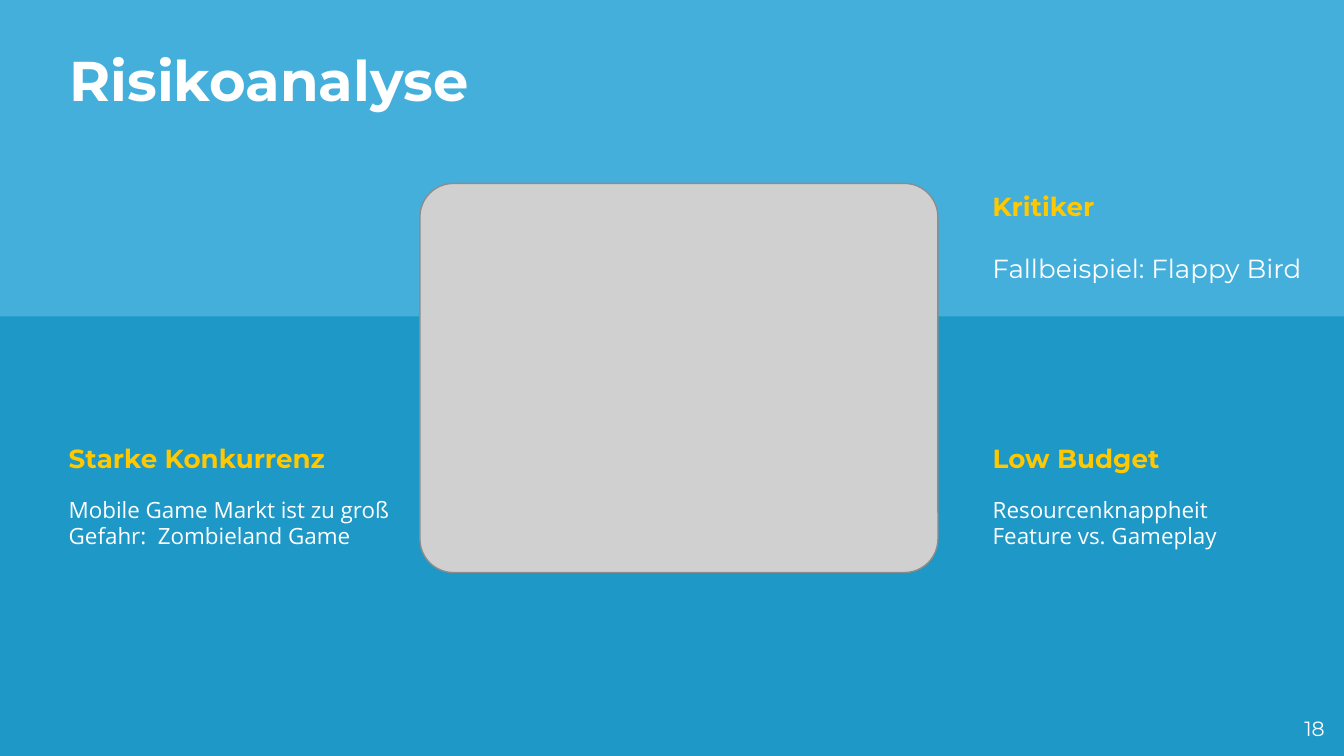
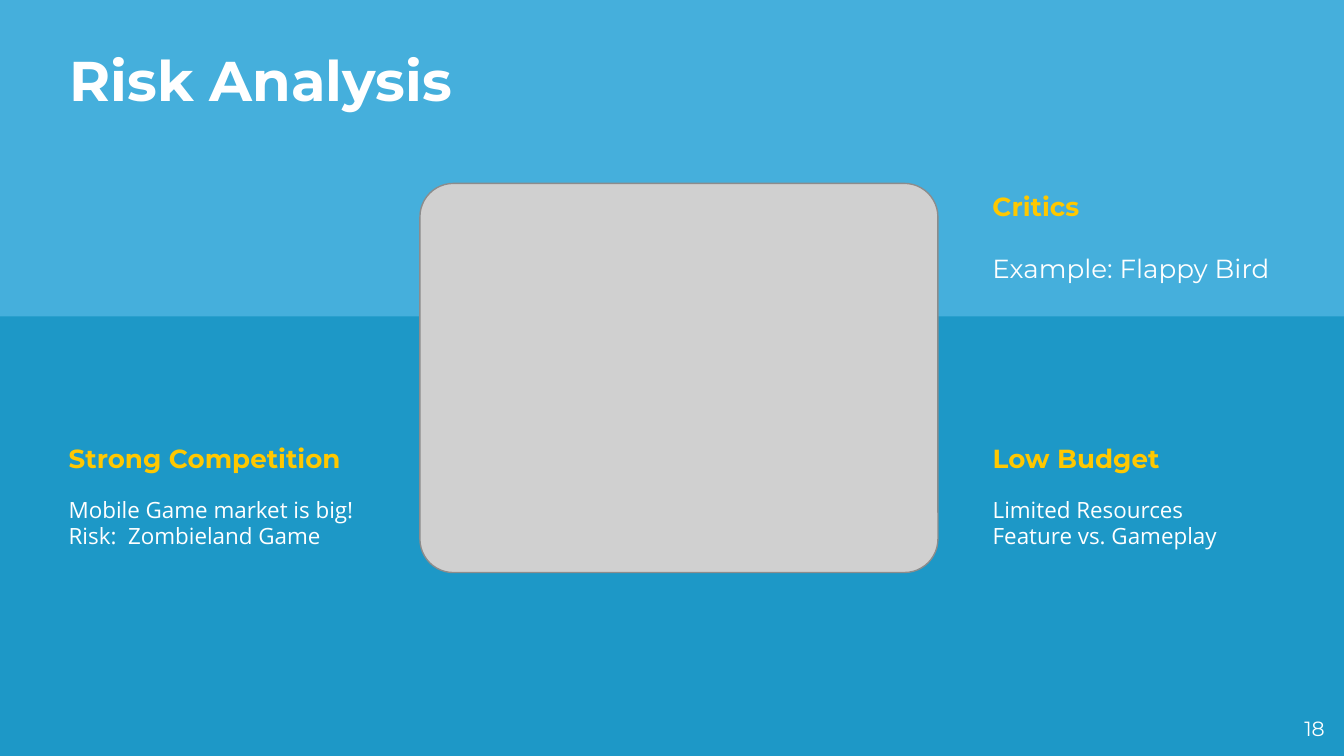
Before and after one commit to hakrrr/Giranimo, a slide deck: slide 18 of Presentation/Pitch.pptx. Drawn at 1344x756 pixels with LibreOffice and Linux fonts; fonts in the diff are those of the drawing; grey boxes stand for pictures. Boxes give left, top, right and bottom in pixels: in the first picture for what was removed or moved away, otherwise in the second. Text is boxed around its words. In the diff, an @@ line names an element or a change of style, - is before the commit and + after.

```diff
--- a/Presentation/Pitch.pptx
+++ b/Presentation/Pitch.pptx
@@ title at <box>69,57,452,113</box>: text changed @@
-Risikoanalyse
+Risk Analysis
@@ text at <box>992,195,1270,283</box>: text changed @@
-Kritiker
-Fallbeispiel: Flappy Bird
+Critics
+Example: Flappy Bird
@@ text at <box>69,447,354,545</box>: text changed @@
-Starke Konkurrenz
-Mobile Game Markt ist zu groß
-Gefahr: Zombieland Game
+Strong Competition
+Mobile Game market is big!
+Risk: Zombieland Game
@@ text at <box>993,501,1183,519</box>: text changed @@
-Resourcenknappheit
+Limited Resources
```
Also in this commit, not shown: 16 other slides changed.
